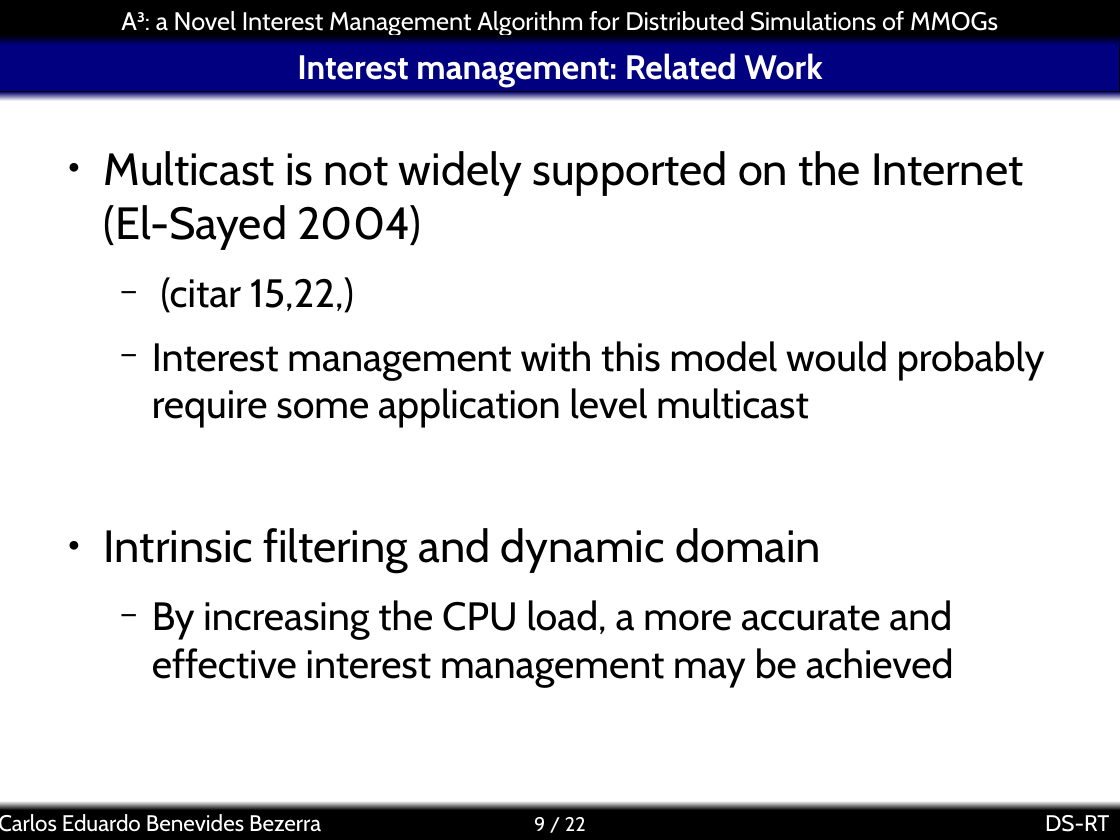
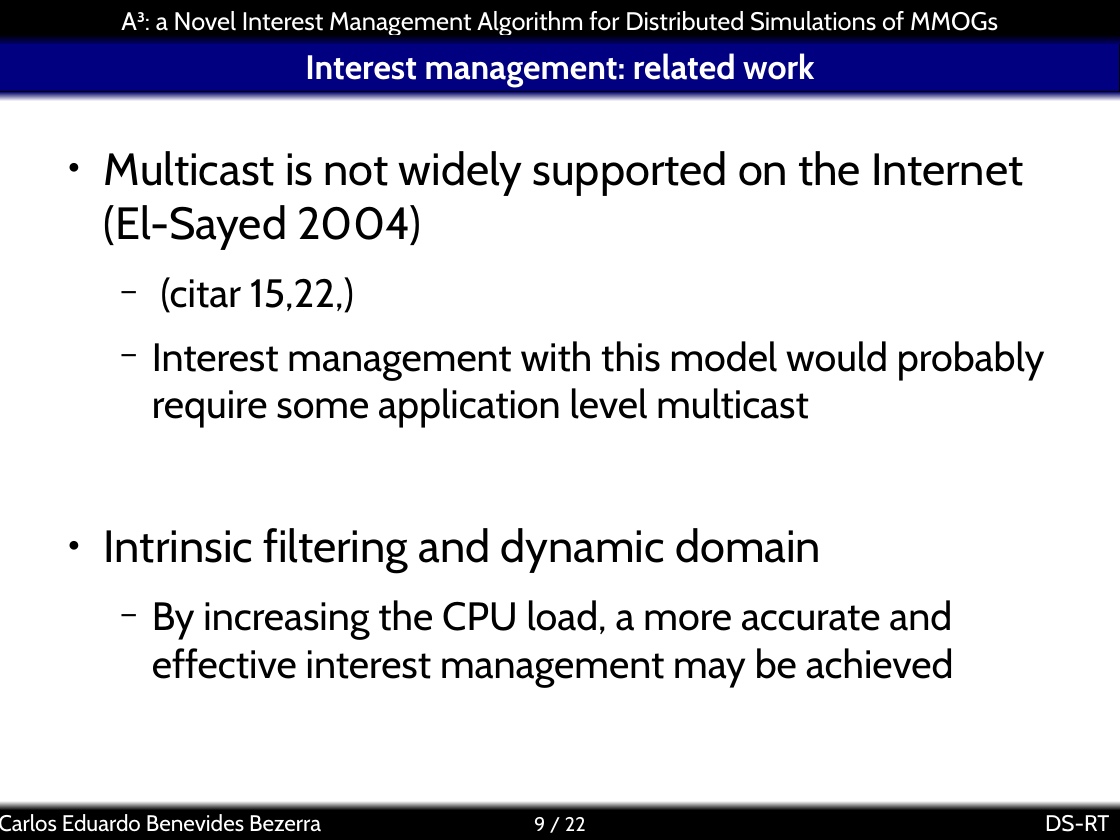
Before and after one commit to kdubezerra/kdubezerra, a slide deck: slide 9 of textos/dsrt/a3slides.ppt. Drawn at 1120x840 pixels with LibreOffice and Linux fonts; fonts in the diff are those of the drawing; background and template pictures are left out. Boxes give left, top, right and bottom in pixels: in the first picture for what was removed or moved away, otherwise in the second. Text is boxed around its words. In the diff, an @@ line names an element or a change of style, - is before the commit and + after.

```diff
--- a/textos/dsrt/a3slides.ppt
+++ b/textos/dsrt/a3slides.ppt
@@ title at [305, 53, 814, 87]: text changed @@
-Interest management: Related Work
+Interest management: related work
```
Also in this commit, not shown: 6 other slides changed, 15 slides added, 13 slides removed, 14 other files.
